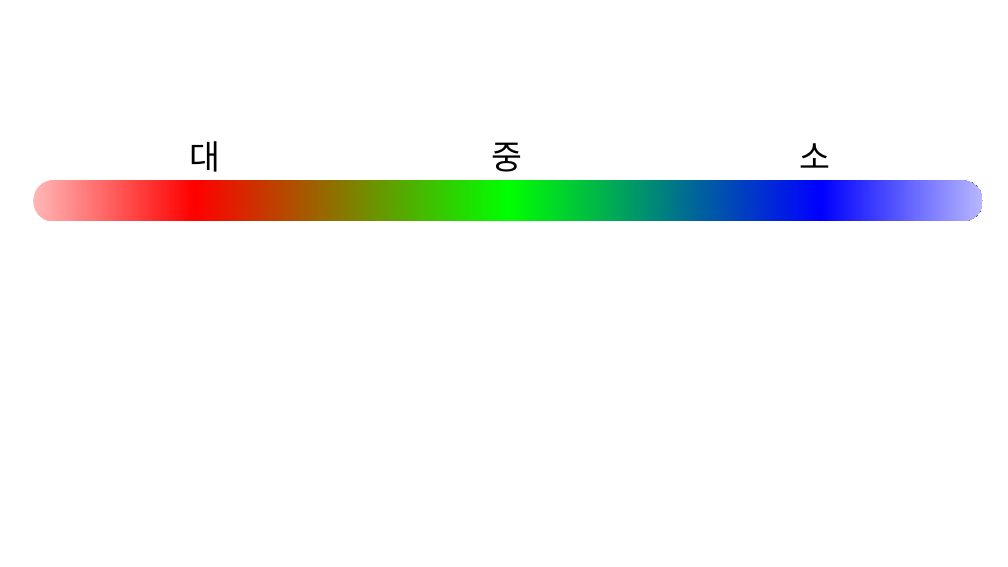
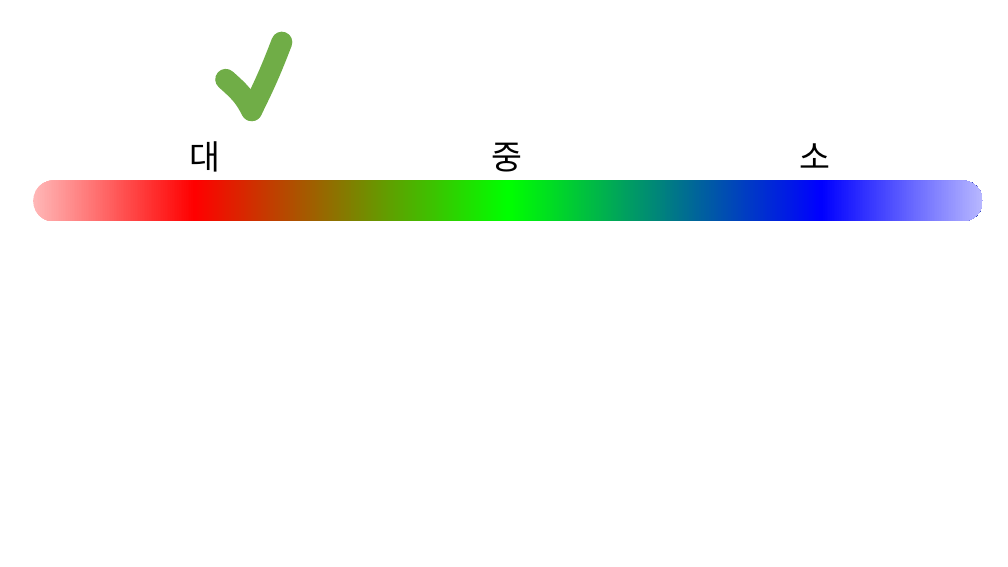
Before and after one commit to SNUGDC/CatDefense, a slide deck: slide 3 of UI Design.pptx. Drawn at 1008x567 pixels with LibreOffice and Linux fonts; fonts in the diff are those of the drawing. Boxes give left, top, right and bottom in pixels: in the first picture for what was removed or moved away, otherwise in the second. Text is boxed around its words. In the diff, an @@ line names an element or a change of style, - is before the commit and + after.

```diff
--- a/UI Design.pptx
+++ b/UI Design.pptx
@@ freeform shape added at (252,39,282,113), outline #70AD47 20 pt @@
@@ freeform shape added at (226,79,252,110), outline #70AD47 20 pt @@
```
Also in this commit, not shown: 1 other slide changed, 2 slides added, 2 slides removed, 45 other files.
